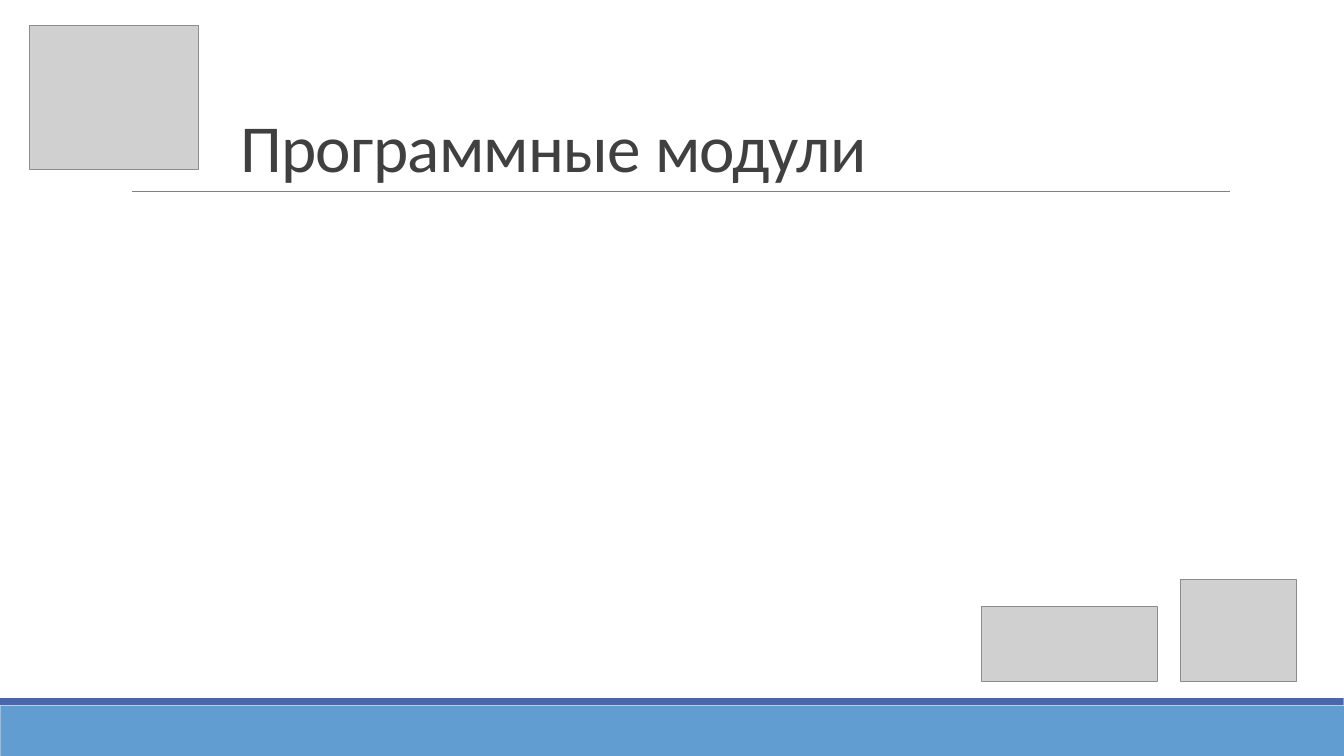
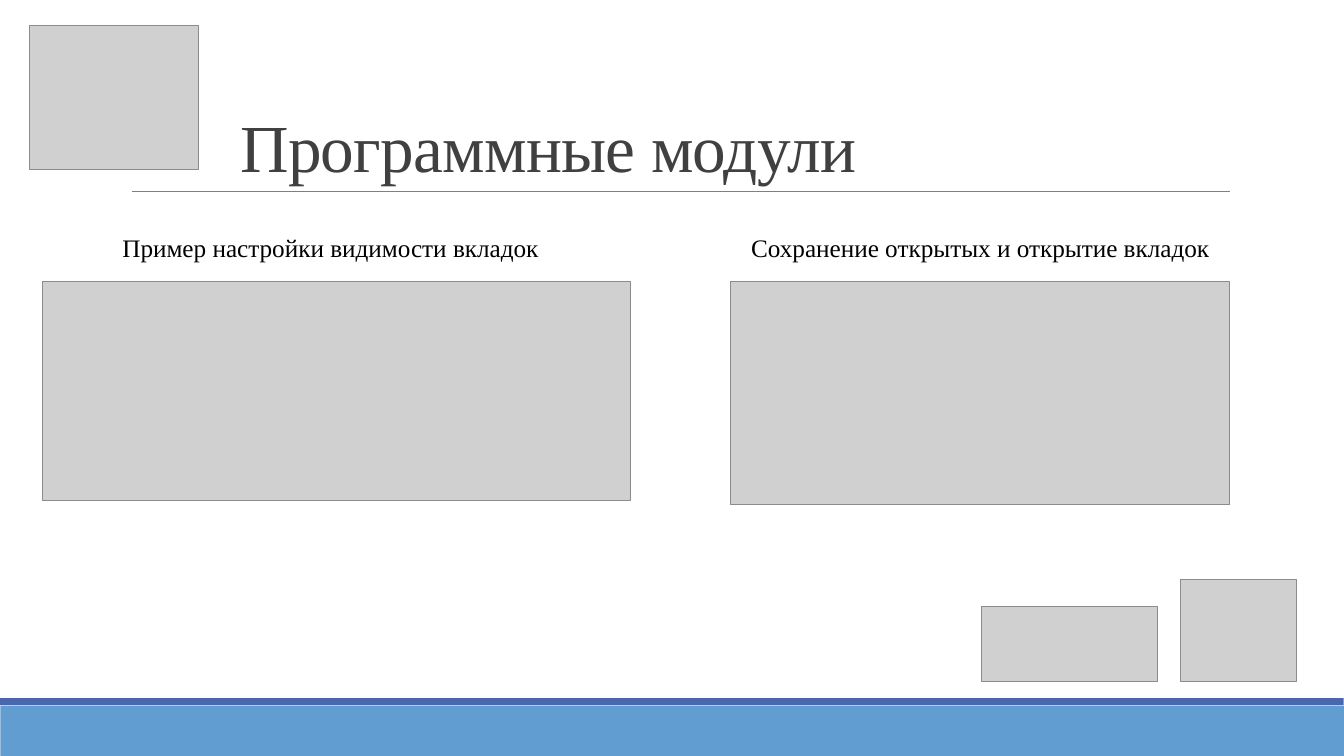
Before and after one commit to Assasin164th/Kursach, a slide deck: slide 11 of Готовое/Шаблон 01.01.pptx (slide 10 before the commit). Drawn at 1344x756 pixels with LibreOffice and Linux fonts; fonts in the diff are those of the drawing; grey boxes stand for pictures. Boxes give left, top, right and bottom in pixels: in the first picture for what was removed or moved away, otherwise in the second. Text is boxed around its words. In the diff, an @@ line names an element or a change of style, - is before the commit and + after.

```diff
--- a/Готовое/Шаблон 01.01.pptx
+++ b/Готовое/Шаблон 01.01.pptx
@@ title "Программные модули" at box(240, 128, 856, 185): font Calibri to Times New Roman @@
@@ text added at box(122, 239, 538, 263), 18 pt, text #000000 @@
+Пример настройки видимости вкладок
@@ text added at box(751, 240, 1209, 263), 18 pt, text #000000 @@
+Сохранение открытых и открытие вкладок
@@ picture added at box(42, 281, 630, 500) @@
@@ picture added at box(731, 281, 1230, 504) @@
```
Also in this commit, not shown: 14 other slides changed, 2 slides added, 3 other files.
